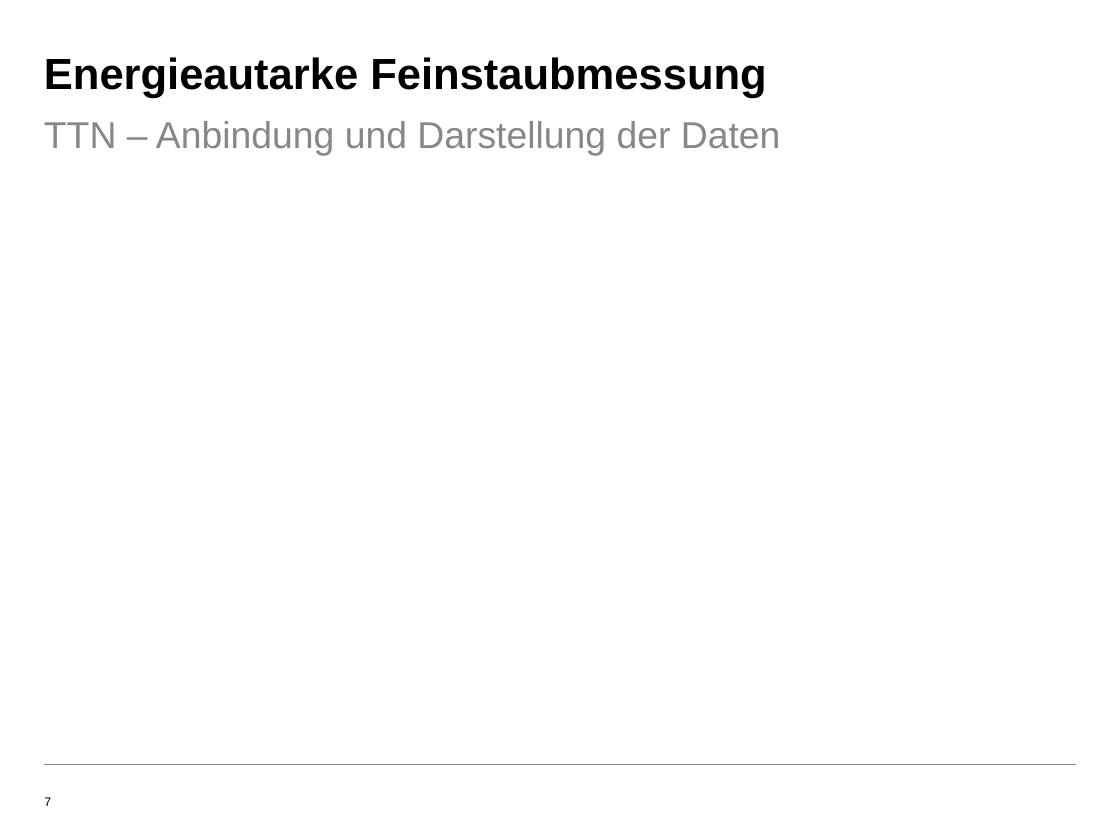
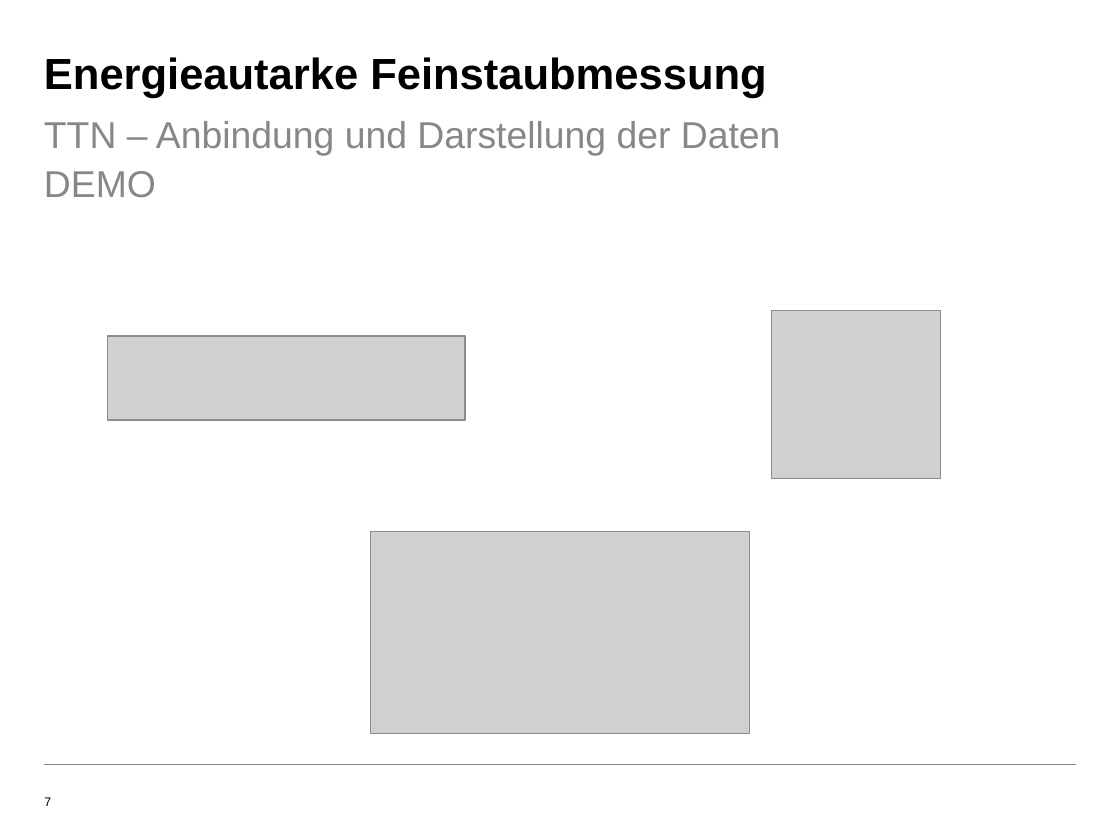
Before and after one commit to AdavVegab/LoRaWAN_embeddedSystems, a slide deck: slide 7 of Präsi/Präsentation_10_12_2019.pptx. Drawn at 1120x840 pixels with LibreOffice and Linux fonts; fonts in the diff are those of the drawing; grey boxes stand for pictures; background and template pictures are left out. Boxes give left, top, right and bottom in pixels: in the first picture for what was removed or moved away, otherwise in the second. Text is boxed around its words. In the diff, an @@ line names an element or a change of style, - is before the commit and + after.

Commit message:
add images to ppt

```diff
--- a/Präsi/Präsentation_10_12_2019.pptx
+++ b/Präsi/Präsentation_10_12_2019.pptx
@@ text at [44, 171, 156, 198]: paragraph added @@
+DEMO
@@ picture added at [772, 310, 941, 479] @@
@@ picture added at [108, 336, 465, 420] @@
@@ picture added at [371, 532, 749, 734] @@
```
